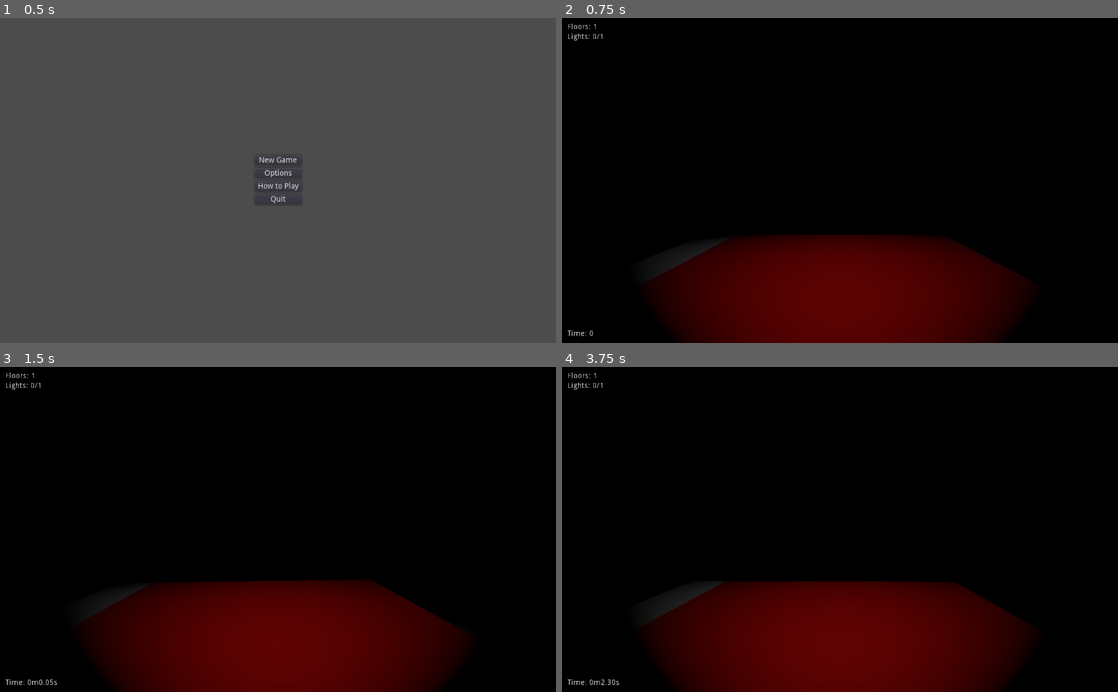
Above: before the commit, frames 1-4 (two rows, left to right).
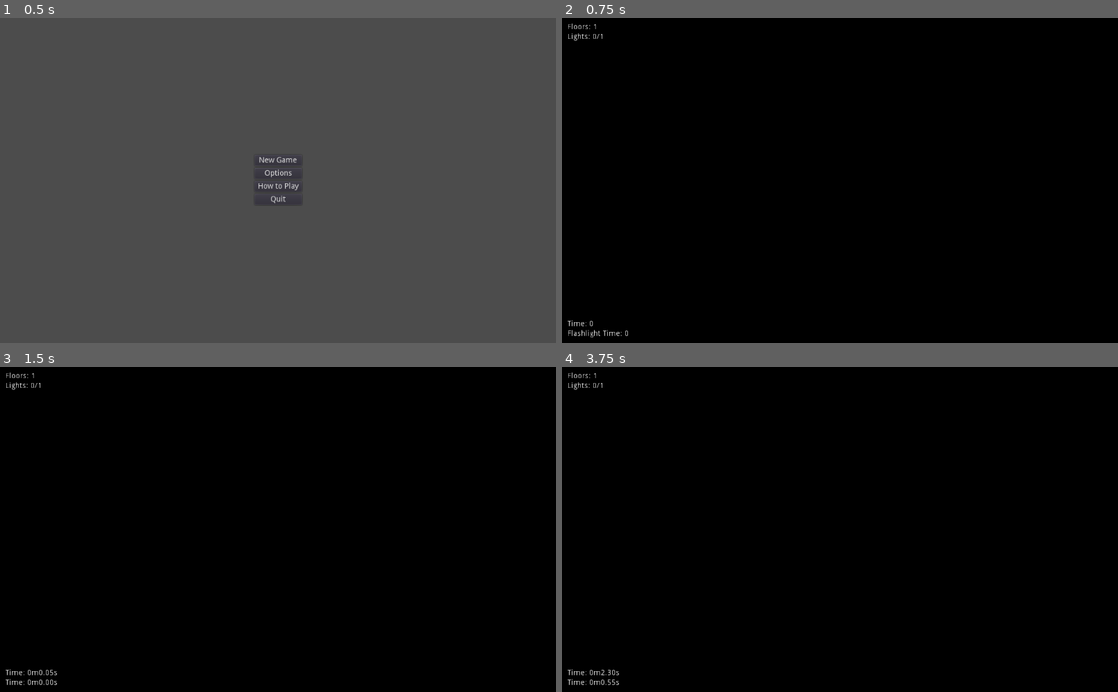
Above: after the commit, the same moments.

Repository: Arc676/Photonic-Salvation
Game: Godot game, scene res://Scenes/Main Menu.tscn
Two runs of this game, one before a commit and one after it. Both use one fixed random seed, a clock stepped at 60 frames per second and the inputs below.
Inputs (mouse positions are in pixels of both pictures, inside the frame that each line leads up to):
- Up to frame 1 (0.5 s): no input
- Up to frame 2 (0.75 s): click "New Game" at 0.5 s
- Up to frame 3 (1.5 s): tap Enter at 1.25 s; move the mouse to (305, 529) at 1.27 s; hold Up (ui_up) from 1.28 s (still down); tap Space (flashlight) at 1.35 s
- Up to frame 4 (3.75 s): keep holding Up (ui_up); click (867, 529) at 1.55 s; move the mouse to (812, 529) at 2.02 s; click (812, 529) at 2.1 s; tap Space (flashlight) at 2.3, 2.85 s; move the mouse to (851, 523) at 2.77 s; click (851, 523) at 3.05 s; move the mouse to (834, 536) at 3.52 s; click (834, 536) at 3.6 s

Frame 1 is identical in both runs. In frame 2, 20% of the frame differs, in the area x 1-84%, y 66-100%; in frame 3, 20%; in frame 4, 21%, in the area x 1-85%, y 66-100%.

Commit message:
Add scorekeeping
Flashlight starts out off
Track flashlight time

Diff:
--- a/Scenes/Game.tscn
+++ b/Scenes/Game.tscn
@@ -72,6 +72,7 @@
 collision_mask = 4
 
 [node name="SpotLight" type="SpotLight" parent="Player/Head"]
+visible = false
 
 [node name="Time UI" type="Control" parent="Player"]
 anchor_right = 1.0
@@ -80,16 +81,29 @@
 "_edit_use_anchors_": false
 }
 
-[node name="Time" type="Label" parent="Player/Time UI"]
+[node name="GridContainer" type="GridContainer" parent="Player/Time UI"]
 anchor_top = 1.0
 anchor_right = 1.0
 anchor_bottom = 1.0
 margin_left = 10.0
-margin_top = -24.0
+margin_top = -42.0
+__meta__ = {
+"_edit_use_anchors_": false
+}
+
+[node name="Time" type="Label" parent="Player/Time UI/GridContainer"]
+margin_right = 113.0
+margin_bottom = 14.0
 text = "Time: 0"
 __meta__ = {
 "_edit_use_anchors_": false
 }
+
+[node name="Flashlight Time" type="Label" parent="Player/Time UI/GridContainer"]
+margin_top = 18.0
+margin_right = 113.0
+margin_bottom = 32.0
+text = "Flashlight Time: 0"
 
 [node name="Game Over" type="Control" parent="Player"]
 anchor_left = 0.5
@@ -115,7 +129,7 @@
 "_edit_use_anchors_": false
 }
 
-[node name="Button" type="Button" parent="Player/Game Over"]
+[node name="End Game" type="Button" parent="Player/Game Over"]
 anchor_left = 0.5
 anchor_top = 1.0
 anchor_right = 0.5
@@ -157,7 +171,7 @@
 "_edit_use_anchors_": false
 }
 
-[node name="Button" type="Button" parent="Pause Menu"]
+[node name="Exit Game" type="Button" parent="Pause Menu"]
 anchor_left = 0.5
 anchor_top = 0.5
 anchor_right = 0.5
@@ -167,5 +181,5 @@
 margin_right = 47.0
 margin_bottom = 10.0
 text = "Back to Main"
-[connection signal="pressed" from="Player/Game Over/Button" to="Pause Menu" method="backToMain"]
-[connection signal="pressed" from="Pause Menu/Button" to="Pause Menu" method="backToMain"]
+[connection signal="pressed" from="Player/Game Over/End Game" to="Pause Menu" method="backToMain"]
+[connection signal="pressed" from="Pause Menu/Exit Game" to="Pause Menu" method="backToMain"]
--- a/Scenes/Main Menu.tscn
+++ b/Scenes/Main Menu.tscn
@@ -162,7 +162,7 @@
 max_value = 200.0
 value = 10.0
 
-[node name="Button" type="Button" parent="Options/VBoxContainer"]
+[node name="Back Button" type="Button" parent="Options/VBoxContainer"]
 margin_top = 98.0
 margin_right = 306.0
 margin_bottom = 118.0
@@ -213,6 +213,6 @@
 [connection signal="value_changed" from="Options/VBoxContainer/GridContainer/Light Slider" to="." method="lightsChanged"]
 [connection signal="value_changed" from="Options/VBoxContainer/GridContainer/Width Slider" to="." method="widthChanged"]
 [connection signal="value_changed" from="Options/VBoxContainer/GridContainer/Length Slider" to="." method="lengthChanged"]
-[connection signal="pressed" from="Options/VBoxContainer/Button" to="." method="backToMain"]
-[connection signal="pressed" from="Options/VBoxContainer/Button" to="." method="saveSettings"]
+[connection signal="pressed" from="Options/VBoxContainer/Back Button" to="." method="backToMain"]
+[connection signal="pressed" from="Options/VBoxContainer/Back Button" to="." method="saveSettings"]
 [connection signal="pressed" from="Help/GridContainer/Back" to="." method="backToMain"]
--- a/Scripts/Pause Menu.gd
+++ b/Scripts/Pause Menu.gd
@@ -13,5 +13,6 @@
 		)
 
 func backToMain():
+	Scores.saveScores()
 	tree.paused = false
 	tree.change_scene("res://Scenes/Main Menu.tscn")
--- a/Scripts/Player.gd
+++ b/Scripts/Player.gd
@@ -13,15 +13,23 @@
 onready var bedcast = $"Head/Bed Raycast"
 onready var flashlight = $Head/SpotLight
 
-onready var timeLbl = $"Time UI/Time"
+onready var timeLbl = $"Time UI/GridContainer/Time"
+onready var flashlightTimeLbl = $"Time UI/GridContainer/Flashlight Time"
 var gameTime = 0
+var flashlightTime = 0
 var gameStarted = false
 
 func _ready():
 	Input.set_mouse_mode(Input.MOUSE_MODE_CAPTURED)
 	gameStarted = false
 	gameTime = 0
+	flashlightTime = 0
 	gameOverScreen.visible = false
+
+func toTimeString(time):
+	var minutes = int(time / 60)
+	var seconds = time - minutes * 60
+	return "Time: %dm%.02fs" % [minutes, seconds]
 
 func _process(delta):
 	if !gameStarted and Input.is_action_just_released("flashlight"):
@@ -30,9 +38,10 @@
 
 	if gameStarted:
 		gameTime += delta
-		var minutes = int(gameTime / 60)
-		var seconds = gameTime - minutes * 60;
-		timeLbl.text = "Time: %dm%.02fs" % [minutes, seconds]
+		if flashlight.visible:
+			flashlightTime += delta
+		timeLbl.text = toTimeString(gameTime)
+		flashlightTimeLbl.text = toTimeString(flashlightTime)
 	else:
 		return
 
@@ -71,4 +80,6 @@
 
 func gameOver():
 	Input.set_mouse_mode(Input.MOUSE_MODE_VISIBLE)
+	var score = Scores.newScore(gameTime, flashlightTime)
+	scoreLbl.text = "Score: %d" % score
 	gameOverScreen.visible = true
--- /dev/null
+++ b/Scripts/Scores.gd
@@ -0,0 +1,44 @@
+extends Node
+
+var _save_path = "user://scores.json"
+var _loaded = false
+
+var scores = []
+
+var totalLights
+var floorCount
+
+func _enter_tree():
+	if Scores._loaded:
+		printerr("Error: Scores is an AutoLoad singleton and it shouldn't be instanced elsewhere.")
+		printerr("Please delete the instance at: " + get_path())
+	else:
+		Scores._loaded = true
+
+	var file = File.new()
+	if file.file_exists(_save_path):
+		file.open(_save_path, File.READ)
+		while file.get_position() < file.get_len():
+			scores = parse_json(file.get_line())
+		file.close()
+
+func newScore(totalTime, flashlightTime):
+	var scoreObj = {
+		"time" : totalTime,
+		"flashlight" : flashlightTime,
+		"width" : Settings.floorWidth,
+		"length" : Settings.floorLength,
+		"floors" : floorCount
+	}
+	scores.append(scoreObj)
+
+	var time = totalTime + flashlightTime / 2
+	var floorArea = Settings.floorLength * Settings.floorWidth
+	var score = totalLights * floorArea * floorCount / time
+	return score
+
+func saveScores():
+	var file = File.new()
+	file.open(_save_path, File.WRITE)
+	file.store_line(to_json(scores))
+	file.close()
--- a/Scripts/TitleScreen.gd
+++ b/Scripts/TitleScreen.gd
@@ -65,6 +65,5 @@
 	floorLength.text = "Floor length: %d" % value
 	Settings.floorLength = int(value)
 
-
 func saveSettings():
 	Settings.save_settings()
--- a/Scripts/World.gd
+++ b/Scripts/World.gd
@@ -87,6 +87,9 @@
 	floorLbl.text = "Floors: %d" % floorCount
 	lightsLbl.text = "Lights: 0/%d" % lightCount
 
+	Scores.floorCount = floorCount
+	Scores.totalLights = lightCount
+
 func foundLight(delta):
 	deactivatedLights += delta
 	lightsLbl.text = "Lights: %d/%d" % [deactivatedLights, lightCount]
--- a/project.godot
+++ b/project.godot
@@ -27,6 +27,7 @@
 [autoload]
 
 Settings="*res://Scripts/Settings.gd"
+Scores="*res://Scripts/Scores.gd"
 
 [input]
 
